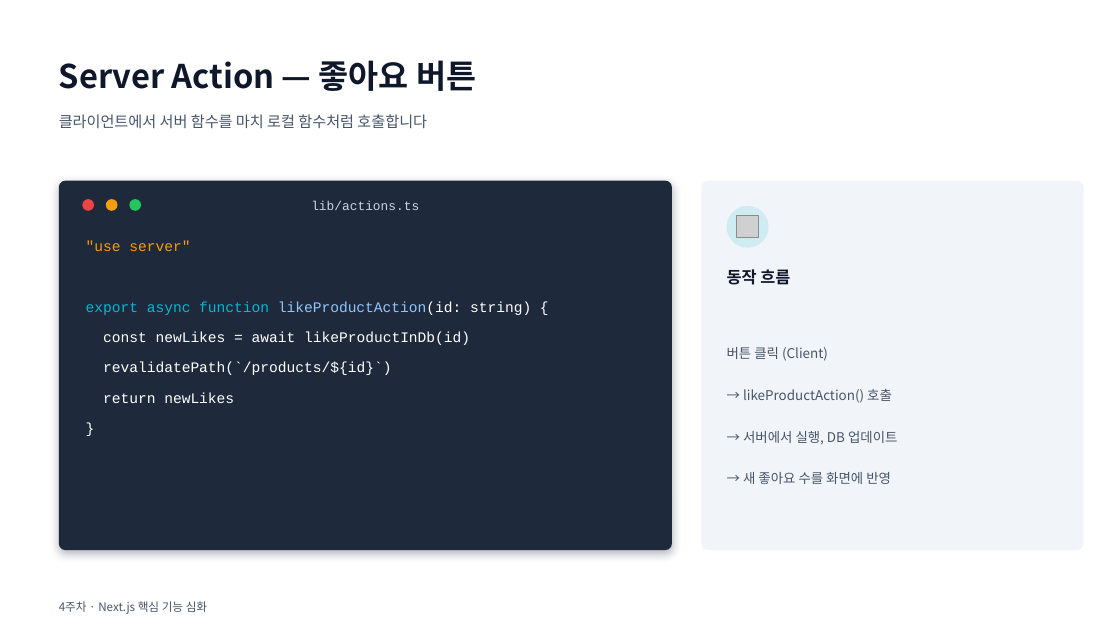
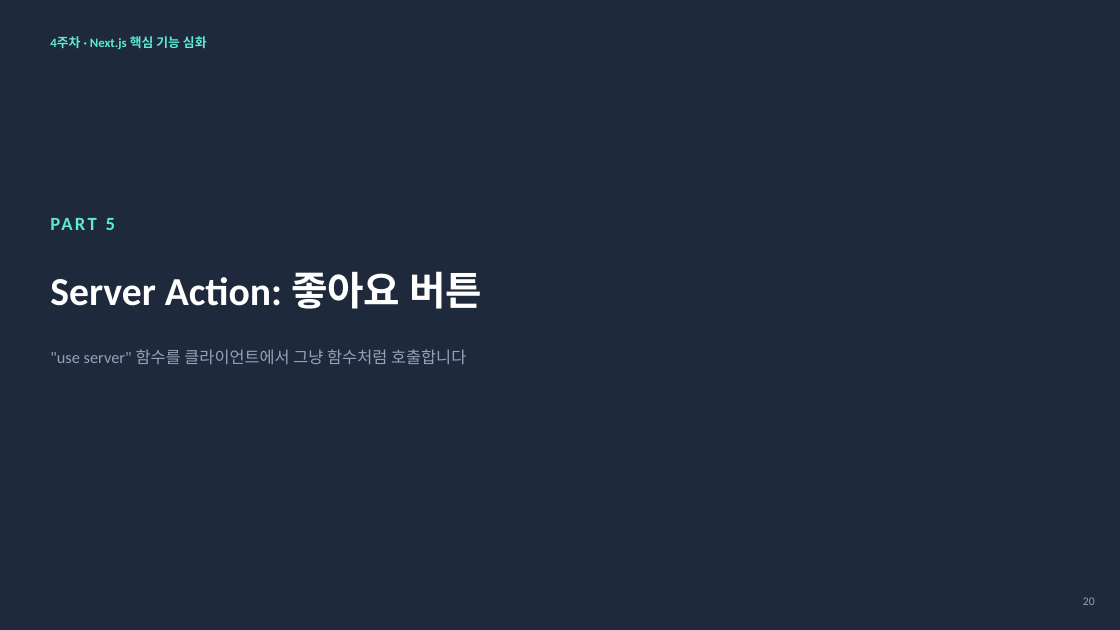
Before and after one commit to kwondo0/my-app2, a slide deck: slide 21 of slides/week04.pptx (slide 5 before the commit). Drawn at 1120x630 pixels with LibreOffice and Linux fonts; fonts in the diff are those of the drawing; grey boxes stand for pictures. Boxes give left, top, right and bottom in pixels: in the first picture for what was removed or moved away, otherwise in the second. Text is boxed around its words. In the diff, an @@ line names an element or a change of style, - is before the commit and + after.

```diff
--- a/slides/week04.pptx
+++ b/slides/week04.pptx
@@ background #FFFFFF to #1E293B @@
@@ text "4주차 · Next.js 핵심 기능 ...": place and size @@
-text "4주차 · Next.js 핵심 기능 ..." at (59, 601, 207, 614)
+text "4주차 · Next.js 핵심 기능 ..." at (50, 36, 207, 49)
@@ text "4주차 · Next.js 핵심 기능 ..." at (50, 36, 207, 49): size 10 to 11 pt, font Noto Sans CJK KR to Calibri, text colour #475569 to #5EEAD4, bold on @@
@@ rounded rectangle removed at (59, 181, 672, 550) @@
@@ ellipse removed at (82, 199, 94, 211) @@
@@ ellipse removed at (106, 199, 118, 211) @@
@@ ellipse removed at (129, 199, 141, 211) @@
@@ text removed at (311, 200, 419, 210) @@
-lib/actions.ts
@@ rounded rectangle removed at (702, 181, 1084, 550) @@
@@ ellipse removed at (727, 206, 769, 248) @@
@@ text added at (106, 218, 115, 230), 16 pt, text #5EEAD4, bold @@
+PART 5
@@ picture removed at (737, 216, 759, 238) @@
@@ text removed at (86, 241, 190, 251) @@
-"use server"
@@ text removed at (727, 269, 790, 285) @@
-동작 흐름
@@ text at (50, 271, 482, 309): text changed; size 28 to 34 pt; font Noto Sans CJK KR to Calibri; text colour #0F172A to #FFFFFF @@
-Server Action — 좋아요 버튼
+Server Action: 좋아요 버튼
@@ text removed at (86, 301, 531, 315) @@
-export async function likeProductAction(id: string) {
@@ text at (50, 349, 466, 364): text changed; size 13 to 14 pt; font Noto Sans CJK KR to Calibri; text colour #475569 to #94A3B8 @@
-클라이언트에서 서버 함수를 마치 로컬 함수처럼 호출합니다
+"use server" 함수를 클라이언트에서 그냥 함수처럼 호출합니다
@@ text removed at (103, 332, 470, 345) @@
-const newLikes = await likeProductInDb(id)
@@ text removed at (727, 347, 897, 484) @@
-버튼 클릭 (Client)
-→ likeProductAction() 호출
-→ 서버에서 실행, DB 업데이트
-→ 새 좋아요 수를 화면에 반영
@@ text removed at (103, 362, 391, 375) @@
-revalidatePath(`/products/${id}`)
@@ text removed at (86, 413, 649, 443) @@
-}
@@ text removed at (103, 392, 234, 403) @@
-return newLikes
@@ text added at (1083, 597, 1095, 605), 10 pt, text #94A3B8 @@
+20
```
Also in this commit, not shown: 35 slides added, 7 slides removed, 10 other files.
